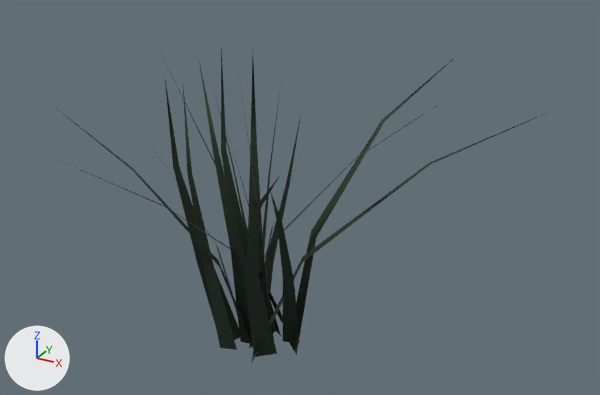
What one commit did to the glTF model public/models/grass/grass_clump_low.glb.
Camera for both pictures: a 50 mm lens placed at (1.059, -1.692, 1.306), pointed at (0.142, -0.026, 0.473). The axes (+X, +Y, +Z) are drawn at lower left. The lights are the same throughout. The first picture is the older version. Vertices at exactly the same position are counted once.

Objects in the first picture: 'grass_clump_low'.
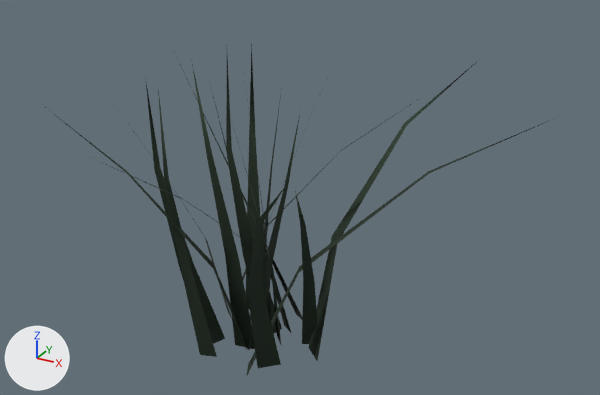
The change, as a list of edits to the scene's bpy script:
```text
Change me_grass_clump_low_mesh:
    used by ob_grass_clump_low; location = (0.0, 0.0, 0.0)
    remove me_grass_clump_low_mesh.from_pydata(...)  # 160 vertices, 100 faces; spans x -0.345..0.691, y -0.469..0.453, z 0.0..0.89
    add me_grass_clump_low_mesh.from_pydata(...)  # 160 vertices, 100 faces; spans x -0.382..0.71, y -0.509..0.453, z 0.0..0.89
    me_grass_clump_low_mesh part 1: the loose piece of 7 vertices spanning x 0.064..0.229, y -0.318..0.036, z 0.0..0.628 is moved by (0.053, 0.016, 0.0)
    me_grass_clump_low_mesh part 2: the loose piece of 7 vertices spanning x -0.028..0.055, y -0.124..0.028, z 0.0..0.735 is moved by (0.02, 0.004, 0.0)
    me_grass_clump_low_mesh part 3: the loose piece of 7 vertices spanning x -0.065..0.042, y -0.022..0.066, z 0.0..0.796 is moved by (0.013, 0.003, 0.0)
    me_grass_clump_low_mesh part 4: the loose piece of 7 vertices spanning x -0.079..0.024, y -0.069..0.058, z 0.0..0.84 is moved by (0.008, 0.013, 0.0)
    me_grass_clump_low_mesh part 5: the loose piece of 7 vertices spanning x -0.188..0.05, y -0.138..0.06, z 0.0..0.85 is moved by (0.018, 0.028, 0.0)
    me_grass_clump_low_mesh part 6: the loose piece of 7 vertices spanning x -0.247..0.054, y -0.439..0.105, z 0.0..0.642 is moved by (0.019, 0.056, 0.0)
    me_grass_clump_low_mesh part 7: the loose piece of 7 vertices spanning x -0.031..0.062, y 0.001..0.087, z 0.0..0.745 is moved by (-0.014, 0.034, 0.0)
    me_grass_clump_low_mesh part 8: the loose piece of 7 vertices spanning x -0.088..-0.018, y 0.067..0.134, z 0.0..0.795 is moved by (-0.033, 0.046, 0.0)
    me_grass_clump_low_mesh part 9: the loose piece of 7 vertices spanning x -0.098..0.457, y 0.015..0.139, z 0.0..0.735 is moved by (-0.057, 0.032, 0.0)
    me_grass_clump_low_mesh part 10: the loose piece of 7 vertices spanning x -0.044..0.182, y -0.01..0.177, z 0.0..0.848 is moved by (-0.02, 0.009, 0.0)
    me_grass_clump_low_mesh part 11: the loose piece of 7 vertices spanning x -0.306..-0.062, y -0.147..0.056, z 0.0..0.679 is moved by (-0.053, 0.022, 0.0)
    me_grass_clump_low_mesh part 12: the loose piece of 7 vertices spanning x -0.252..-0.047, y -0.112..-0.018, z 0.0..0.739 is moved by (-0.037, -0.032, 0.0)
    me_grass_clump_low_mesh part 13: the loose piece of 7 vertices spanning x -0.101..-0.025, y -0.185..-0.081, z 0.0..0.787 is moved by (-0.03, -0.054, 0.0)
    me_grass_clump_low_mesh part 14: the loose piece of 7 vertices spanning x -0.341..0.008, y -0.356..-0.011, z 0.0..0.741 is moved by (-0.004, -0.019, 0.0)
    me_grass_clump_low_mesh part 15: the loose piece of 7 vertices spanning x -0.039..0.025, y -0.223..-0.033, z 0.0..0.858 is moved by (-0.004, -0.021, 0.0)
    me_grass_clump_low_mesh part 16: the loose piece of 7 vertices spanning x -0.11..0.022, y -0.055..0.016, z 0.0..0.748 is moved by (0.007, -0.019, 0.0)
    me_grass_clump_low_mesh part 17: the loose piece of 7 vertices spanning x 0.019..0.681, y -0.117..0.312, z 0.0..0.697 is moved by (0.019, -0.057, 0.0)
    me_grass_clump_low_mesh part 18: the loose piece of 7 vertices spanning x 0.035..0.33, y -0.439..-0.043, z 0.0..0.721 is moved by (0.035, -0.04, 0.0)
    me_grass_clump_low_mesh part 19: the loose piece of 7 vertices spanning x 0.077..0.381, y -0.024..0.42, z 0.0..0.77 is moved by (0.064, 0.0, 0.0)
    other edits to the shape of me_grass_clump_low_mesh do not show in these pictures
```

Boxes [x1, y1, x2, y2] around the edits, measured in the pictures (600 x 395 px; the box of a moved part takes in the faces that stretch with it):
'grass_clump_low', reshaped (6% taller): before [51, 47, 558, 362]; after [45, 42, 562, 377]
part 1 of me_grass_clump_low_mesh, moved or reshaped: before [270, 192, 300, 342]; after [295, 191, 318, 344]
part 2 of me_grass_clump_low_mesh, moved or reshaped: before [220, 109, 274, 339]; after [229, 113, 281, 344]
part 3 of me_grass_clump_low_mesh, moved or reshaped: before [237, 66, 267, 310]; after [243, 73, 273, 329]
part 4 of me_grass_clump_low_mesh, moved or reshaped: before [221, 47, 276, 333]; after [226, 58, 282, 334]
part 5 of me_grass_clump_low_mesh, moved or reshaped: before [164, 60, 281, 336]; after [173, 50, 292, 334]
part 6 of me_grass_clump_low_mesh, moved or reshaped: before [61, 161, 283, 323]; after [83, 154, 302, 319]
part 7 of me_grass_clump_low_mesh, moved or reshaped: before [260, 92, 280, 281]; after [263, 80, 283, 265]
part 8 of me_grass_clump_low_mesh, moved or reshaped: before [248, 59, 262, 278]; after [246, 42, 260, 310]
part 9 of me_grass_clump_low_mesh, moved or reshaped: before [262, 104, 439, 263]; after [230, 106, 408, 314]
part 10 of me_grass_clump_low_mesh, moved or reshaped: before [265, 77, 334, 261]; after [250, 61, 335, 319]
part 11 of me_grass_clump_low_mesh, moved or reshaped: before [136, 126, 238, 316]; after [122, 116, 232, 319]
part 12 of me_grass_clump_low_mesh, moved or reshaped: before [164, 75, 240, 340]; after [145, 77, 225, 344]
part 13 of me_grass_clump_low_mesh, moved or reshaped: before [183, 87, 237, 350]; after [158, 90, 217, 357]
part 14 of me_grass_clump_low_mesh, moved or reshaped: before [51, 104, 252, 347]; after [45, 107, 247, 350]
part 15 of me_grass_clump_low_mesh, moved or reshaped: before [198, 57, 251, 344]; after [191, 60, 255, 349]
part 16 of me_grass_clump_low_mesh, moved or reshaped (mostly hidden afterwards): before [213, 87, 249, 243]; after [210, 85, 226, 147]
part 17 of me_grass_clump_low_mesh, moved or reshaped: before [252, 108, 558, 362]; after [246, 115, 562, 377]
part 18 of me_grass_clump_low_mesh, moved or reshaped: before [244, 174, 281, 357]; after [248, 187, 285, 368]
part 19 of me_grass_clump_low_mesh, moved or reshaped: before [289, 59, 453, 355]; after [308, 59, 480, 361]
